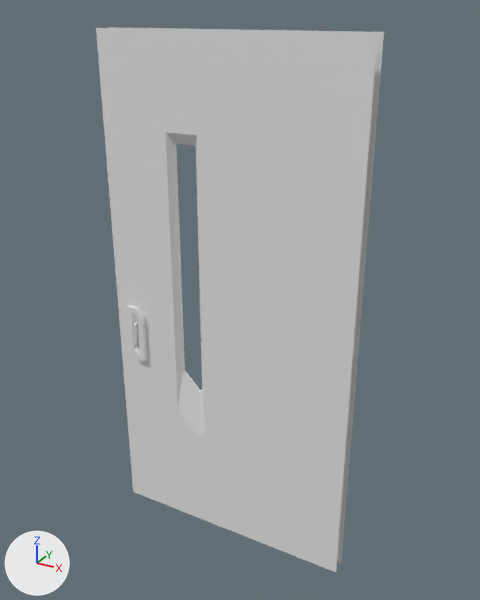
Two versions of the FBX model ShortBurn/Assets/Bram/Models/SM/SM_Door01.fbx, one commit apart.
The view is the same before and after, from a 50 mm lens placed at (-8.732, -2.158, 2.266), pointed at (-9.946, 0.048, 1.163). Lighting does not change. The marker at lower left points along +X, +Y and +Z. Where no turn or scale is listed for an object, it has been applied to the vertices.

In view in the first picture: 'SM_Door01'.
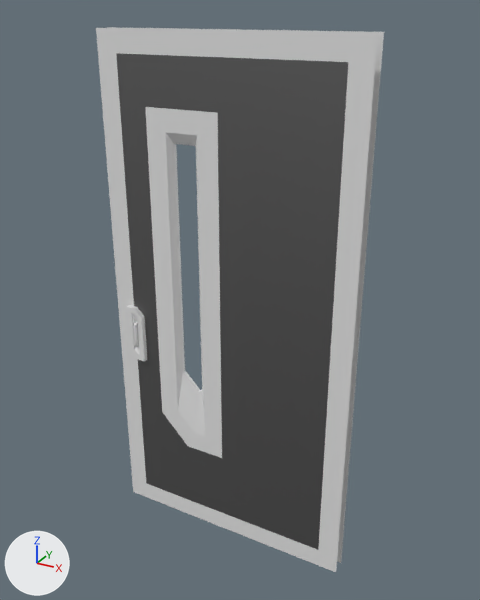
Location of each change, (x1, y1, x2, y2) in pixels of the pictures (480 x 600 px):
part 1 of me_plane_012, recoloured
    both: (116, 53, 348, 550)

What the commit changed:
Material 'M_UE4Man_Body' (mat_m_ue4man_body) is new.
Its base color is (0.216, 0.216, 0.216) (grey #808080).
Its metallic is 1.0.
Its roughness is 0.553.
me_plane_012 is used by ob_sm_door01; location (-9.422, 0.0, 0.0).
me_plane_012 had 437 vertices, 396 faces and spanned x -1.1..0.0, y -0.06..0.06, z 0.0..2.2.
me_plane_012 now has 461 vertices, 420 faces and spans x -1.1..0.0, y -0.06..0.06, z 0.0..2.2.
me_plane_012 part 1: 4 faces spanning x -1.02..-0.09, y -0.03..0.03, z 0.09..2.11 switch from mat_m_trim01 (white #e7e7e7) to mat_m_ue4man_body (grey #808080).
me_plane_012 part 2: the surface is now shaded smooth.
